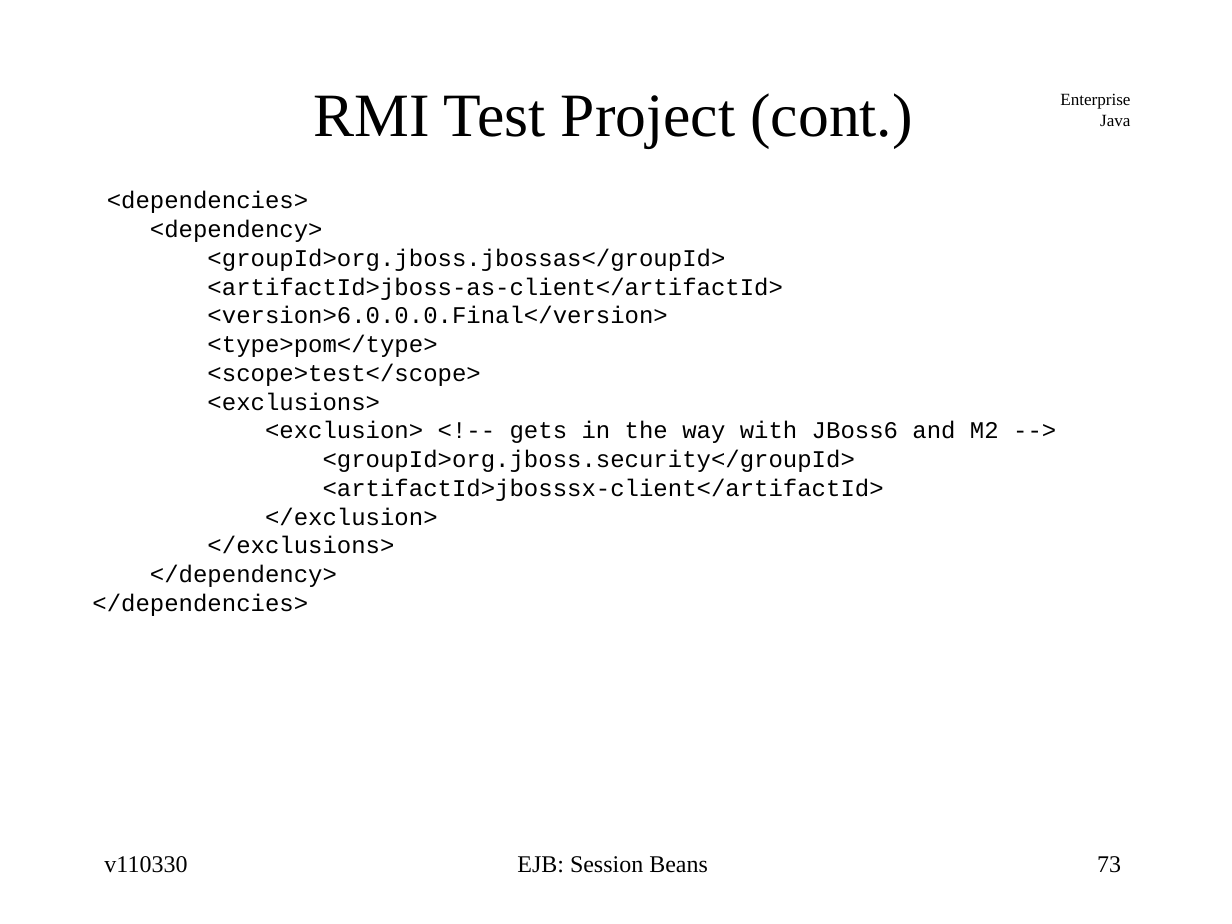
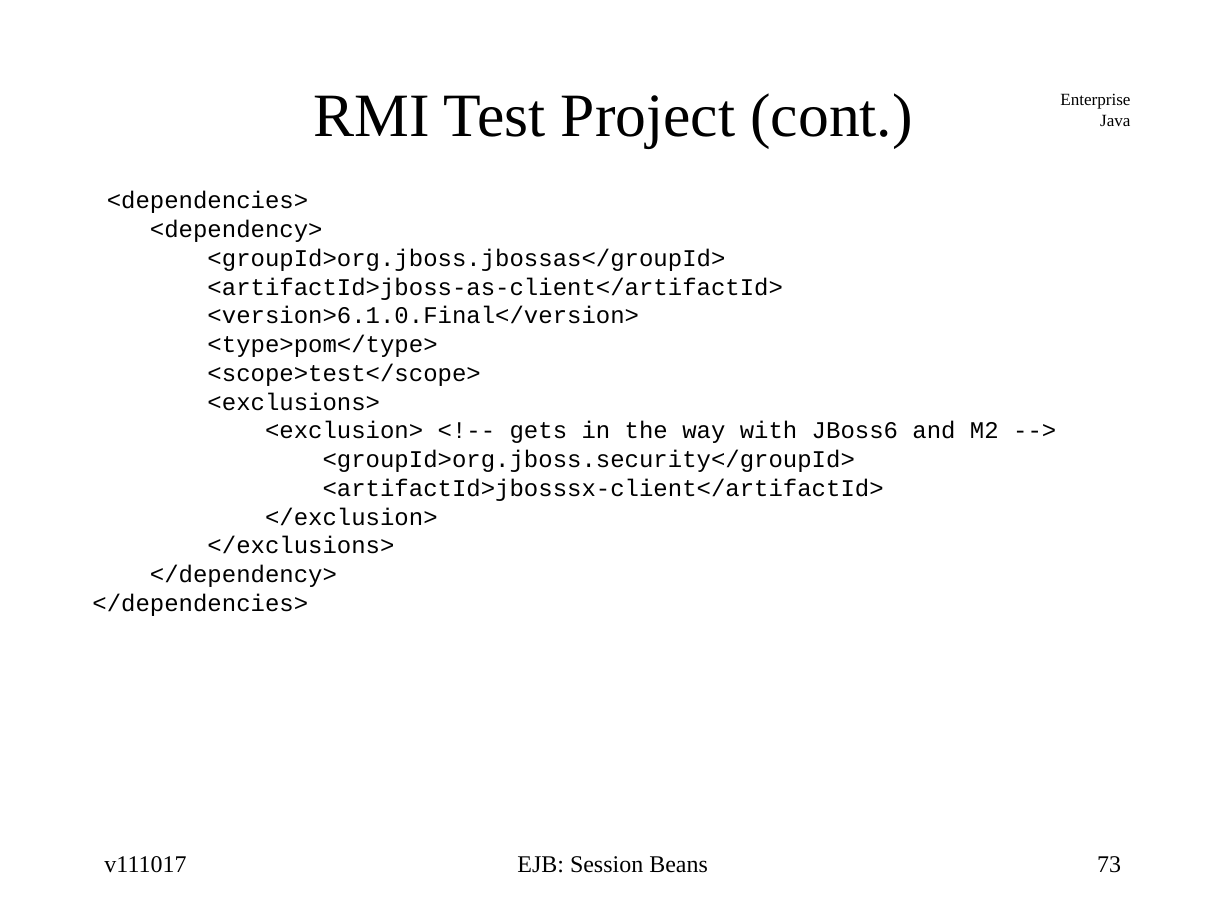
Before and after one commit to jcstaff/ejava-javaee, a slide deck: slide 73 of ejbsessionBank/src/site/resources/lectures/ejbSession.ppt. Drawn at 1232x924 pixels with LibreOffice and Linux fonts; fonts in the diff are those of the drawing. Boxes give left, top, right and bottom in pixels: in the first picture for what was removed or moved away, otherwise in the second. Text is boxed around its words. In the diff, an @@ line names an element or a change of style, - is before the commit and + after.

```diff
--- a/ejbsessionBank/src/site/resources/lectures/ejbSession.ppt
+++ b/ejbsessionBank/src/site/resources/lectures/ejbSession.ppt
@@ text at (207, 306, 639, 324): text changed @@
-<version>6.0.0.0.Final</version>
+<version>6.1.0.Final</version>
@@ text at (104, 856, 186, 873): text changed @@
-v110330
+v111017
```
Also in this commit, not shown: 76 other slides changed, 1 other file.
